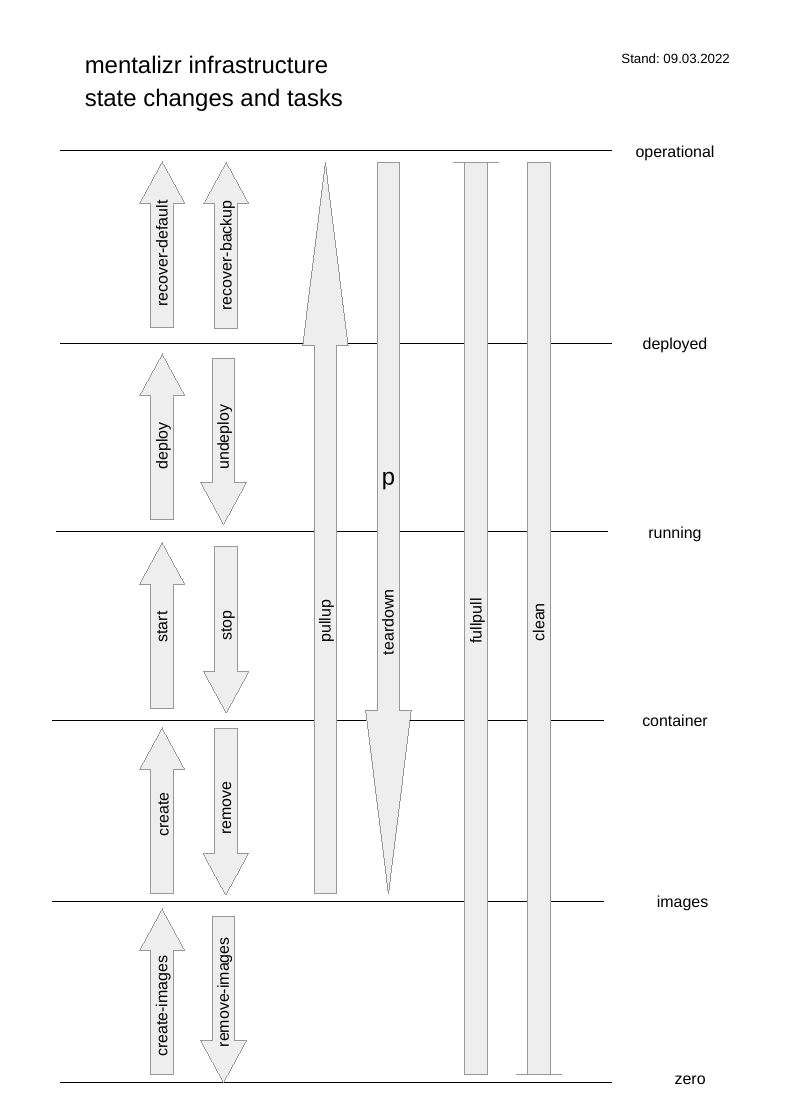
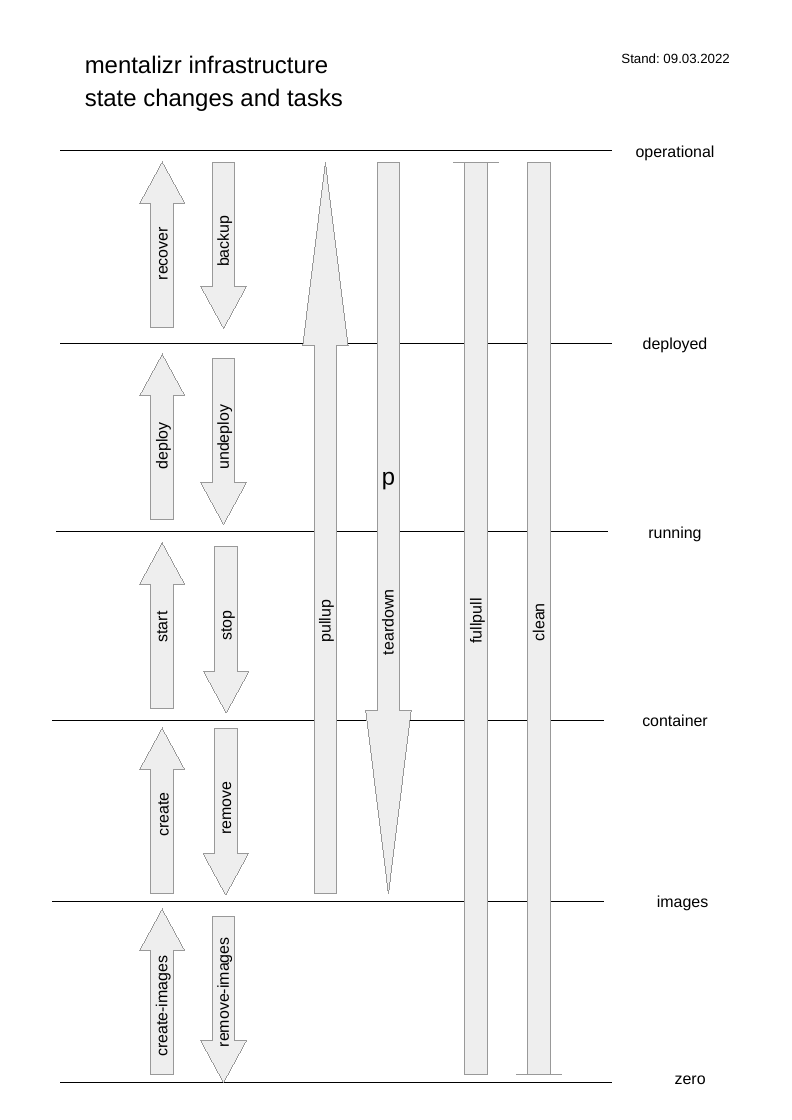
Before and after one commit to mentalizr/m7r-infra-single-host, a slide deck: slide 1 of docu/tasks.odp. Drawn at 792x1120 pixels with LibreOffice and Linux fonts; fonts in the diff are those of the drawing. Boxes give left, top, right and bottom in pixels: in the first picture for what was removed or moved away, otherwise in the second. Text is boxed around its words. In the diff, an @@ line names an element or a change of style, - is before the commit and + after.

```diff
--- a/docu/tasks.odp
+++ b/docu/tasks.odp
@@ up arrow at (201, 162, 246, 328): mirrored @@
@@ text at (153, 233, 171, 279): text changed @@
-recover-default
+recover
@@ text at (214, 220, 232, 265): text changed @@
-recover-backup
+backup
```
Also in this commit, not shown: 14 other files.
